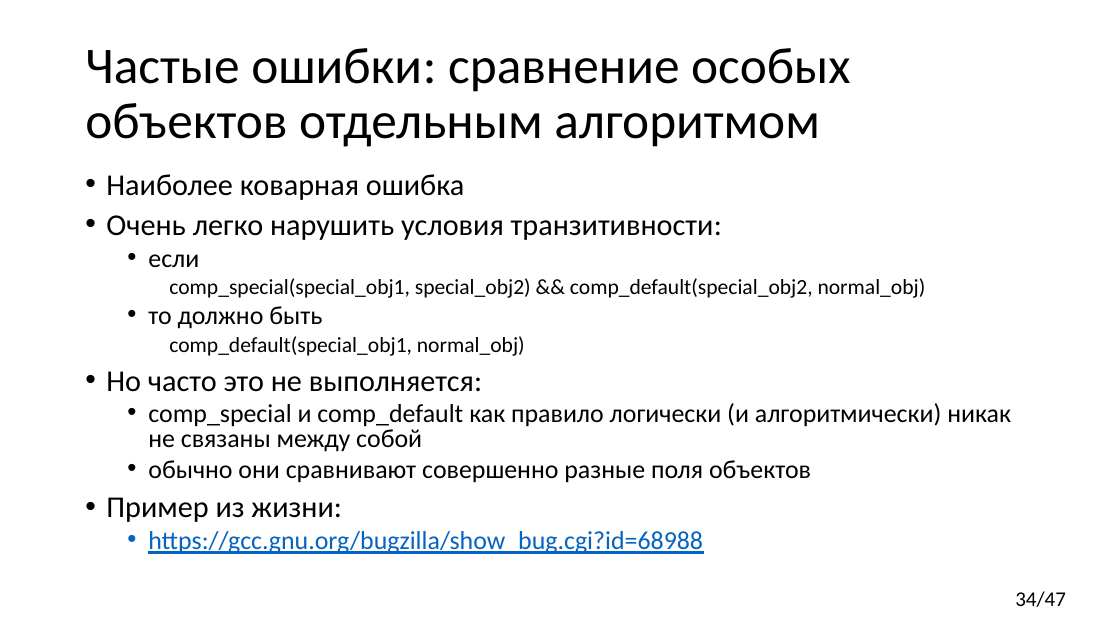
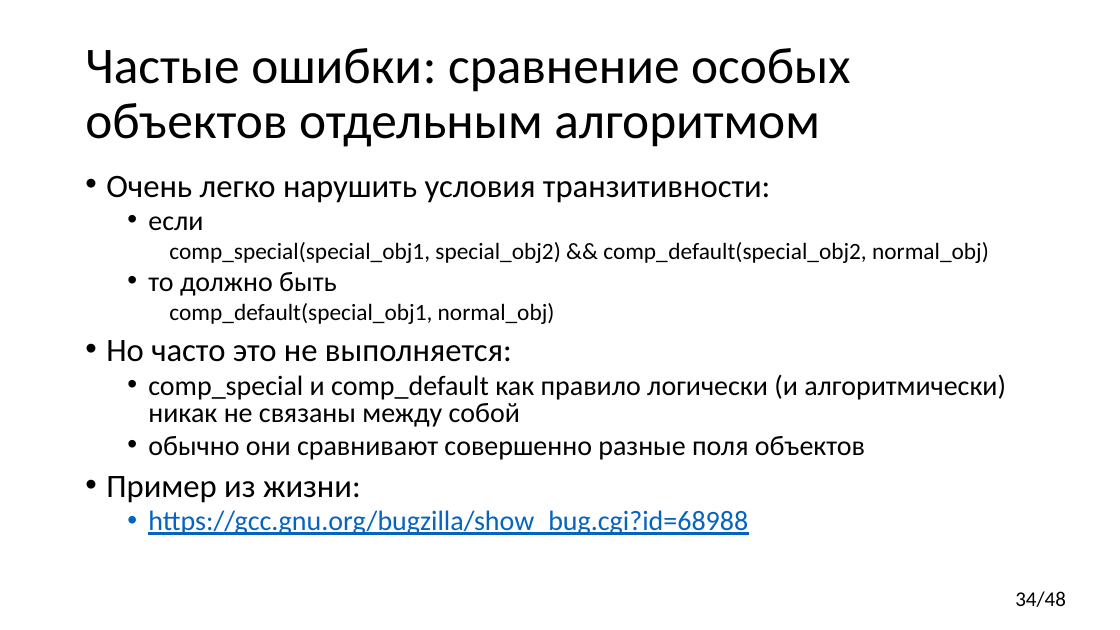
Before and after one commit to yugr/CppRussia, a slide deck: slide 34 of 2023/RU.pptx. Drawn at 1120x630 pixels with LibreOffice and Linux fonts; fonts in the diff are those of the drawing. Boxes give left, top, right and bottom in pixels: in the first picture for what was removed or moved away, otherwise in the second. Text is boxed around its words. In the diff, an @@ line names an element or a change of style, - is before the commit and + after.

```diff
--- a/2023/RU.pptx
+++ b/2023/RU.pptx
@@ text "Очень легко нарушить условия транзитивности:" at (x1=106, y1=175, x2=1006, y2=535): size 25.9 to 28 pt in "Очень легко нарушить условия транзитивности:", "Но часто это не выполняется:", "Пример из жизни:"; size 22.2 to 24 pt in "если", "то должно быть", "comp_special и comp_default как правило логически (и ...", "обычно они сравнивают совершенно разные поля объектов" and 1 more places; size 18.5 to 20 pt in "comp_special(special_obj1, special_obj2) && comp_default(spe ...", "comp_default(special_obj1, normal_obj)" @@
@@ text at (x1=106, y1=174, x2=464, y2=200): paragraph removed @@
-• Наиболее коварная ошибка
@@ page number at (x1=1015, y1=591, x2=1066, y2=607): text changed @@
-34/47
+34/48
```
Also in this commit, not shown: 7 other slides changed.
